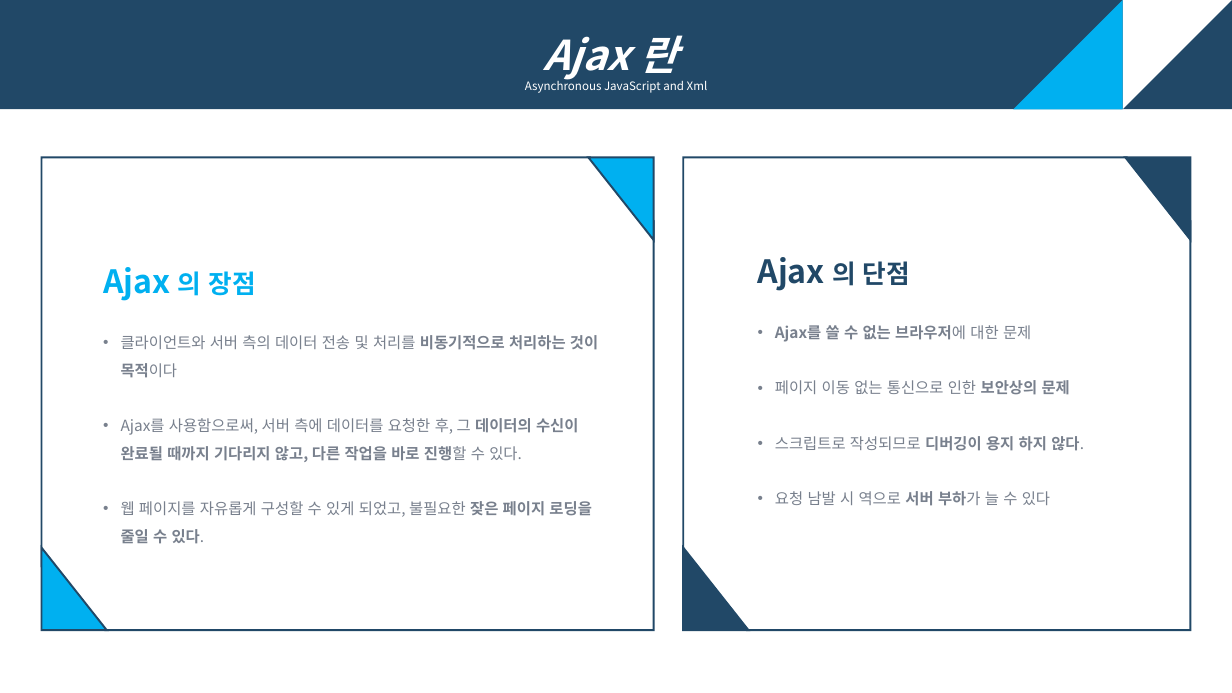
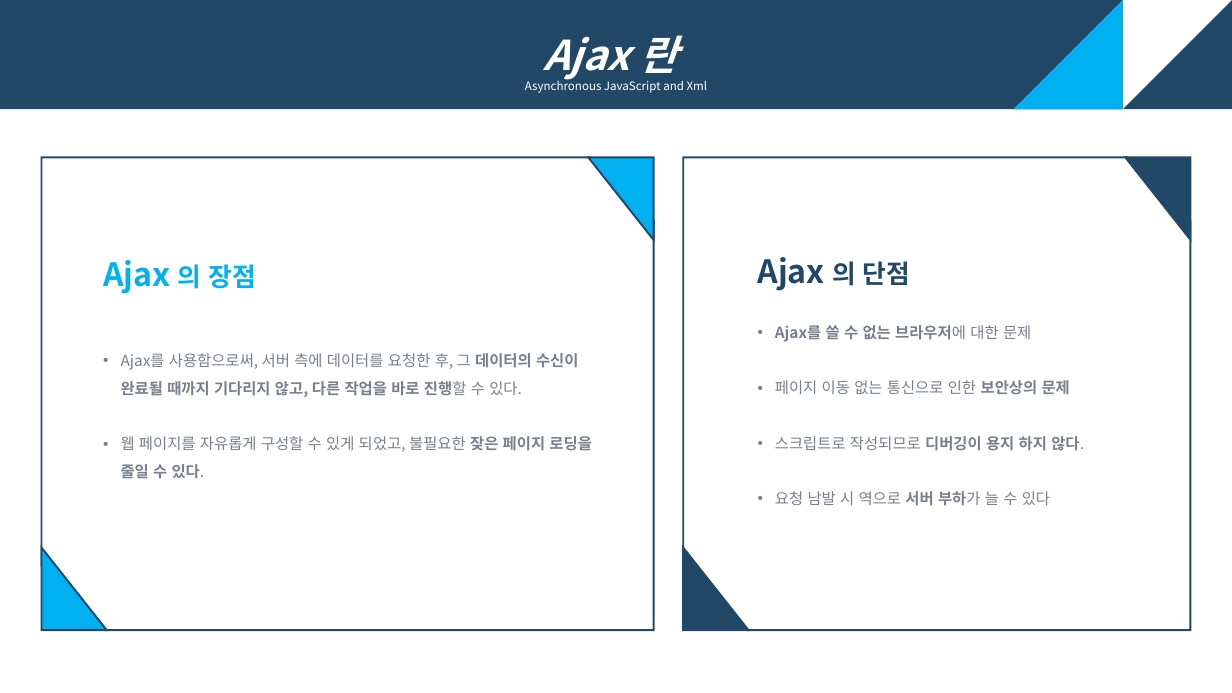
Before and after one commit to eunbee-kim/dmsql1471, a slide deck: slide 11 of 교육/3주차_TCP_IP_AJAX_Git.pptx (slide 10 before the commit). Drawn at 1232x693 pixels with LibreOffice and Linux fonts; fonts in the diff are those of the drawing. Boxes give left, top, right and bottom in pixels: in the first picture for what was removed or moved away, otherwise in the second. Text is boxed around its words. In the diff, an @@ line names an element or a change of style, - is before the commit and + after.

```diff
--- a/교육/3주차_TCP_IP_AJAX_Git.pptx
+++ b/교육/3주차_TCP_IP_AJAX_Git.pptx
@@ text "Ajax를 사용함으로써, 서버 측에 데이터를 ...": place and size @@
-text "Ajax를 사용함으로써, 서버 측에 데이터를 ..." at (103,267,598,544)
+text "Ajax를 사용함으로써, 서버 측에 데이터를 ..." at (121,353,591,479)
@@ text at (103,267,598,378): paragraphs removed @@
-Ajax 의 장점
-• 클라이언트와 서버 측의 데이터 전송 및 처리를 비동기적으로 처리하는 것이 목적이다
@@ text added at (103,260,256,294), 25 pt, text #00B0F0, bold @@
+Ajax 의 장점
```
Also in this commit, not shown: 7 other slides changed, 1 slide added, 2 other files.
